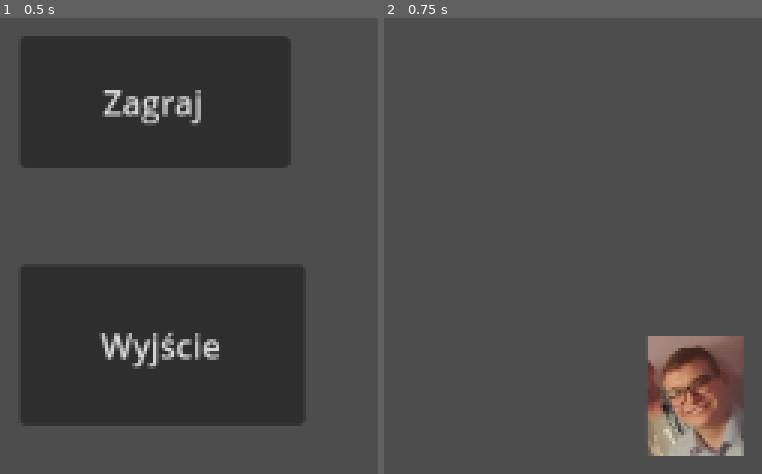
Above: before the commit, frames 1-2 (left to right).
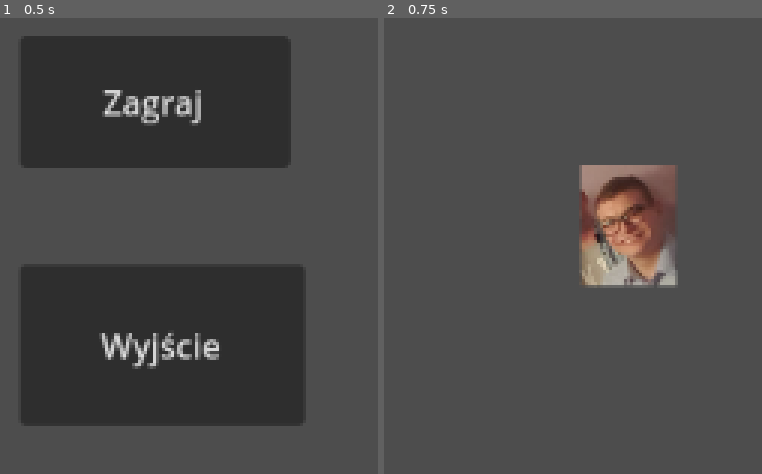
Above: after the commit, the same moments.

Repository: Bartosz383/GameJam24
Game: Godot game, scene res://Menu.tscn
Same seed, same stepped clock (60 frames per second), same inputs: the game is played once before the commit and once after it.
Inputs:
- Up to frame 1 (0.5 s): no input
- Up to frame 2 (0.75 s): click "Zagraj" at 0.5 s

Frame 1 is identical in both runs. In frame 2, 12% of the frame differs, in the area x 51-96%, y 32-97%.
Error before the commit: Parse Error: Expected indented block after "if" block. (res://Clown.tscn::GDScript_edgbw:9)

Commit message:
to dziala

Diff:
--- a/Clown.tscn
+++ b/Clown Player.tscn
@@ -11,7 +11,6 @@
 	var direction = Vector2(Input.get_action_strength(\"ui_right\") - Input.get_action_strength(\"ui_left\"),Input.get_action_strength(\"ui_down\") - Input.get_action_strength(\"ui_up\"))
 	print(direction)
 	velocity = direction * SPEED
-	if direction > 0:
 
 	move_and_slide()
 
@@ -21,7 +20,10 @@
 [sub_resource type="RectangleShape2D" id="RectangleShape2D_s6gan"]
 size = Vector2(33, 49)
 
-[node name="CharacterBody2D" type="CharacterBody2D"]
+[sub_resource type="CircleShape2D" id="CircleShape2D_o64yi"]
+radius = 223.372
+
+[node name="Player" type="CharacterBody2D"]
 position = Vector2(575, 262)
 script = SubResource("GDScript_edgbw")
 
@@ -33,3 +35,8 @@
 [node name="CollisionShape2D" type="CollisionShape2D" parent="."]
 position = Vector2(0.5, 1.5)
 shape = SubResource("RectangleShape2D_s6gan")
+
+[node name="Collect Clowns" type="CollisionShape2D" parent="."]
+position = Vector2(1, 1)
+scale = Vector2(0.287384, 0.28851)
+shape = SubResource("CircleShape2D_o64yi")
--- a/Cyrk_Gra.tscn
+++ b/Cyrk_Gra.tscn
@@ -1,8 +1,7 @@
 [gd_scene load_steps=2 format=3 uid="uid://d11c302eymfel"]
 
-[ext_resource type="PackedScene" uid="uid://cwja2fpmfhgwm" path="res://Clown.tscn" id="1_1axoa"]
+[ext_resource type="PackedScene" uid="uid://cwja2fpmfhgwm" path="res://Clown Player.tscn" id="1_1axoa"]
 
 [node name="Node2D" type="Node2D"]
 
-[node name="CharacterBody2D" parent="." instance=ExtResource("1_1axoa")]
-position = Vector2(607, 344)
+[node name="Player" parent="." instance=ExtResource("1_1axoa")]
Not shown: 1 places in Clown Player.tscn that only renumber resources
